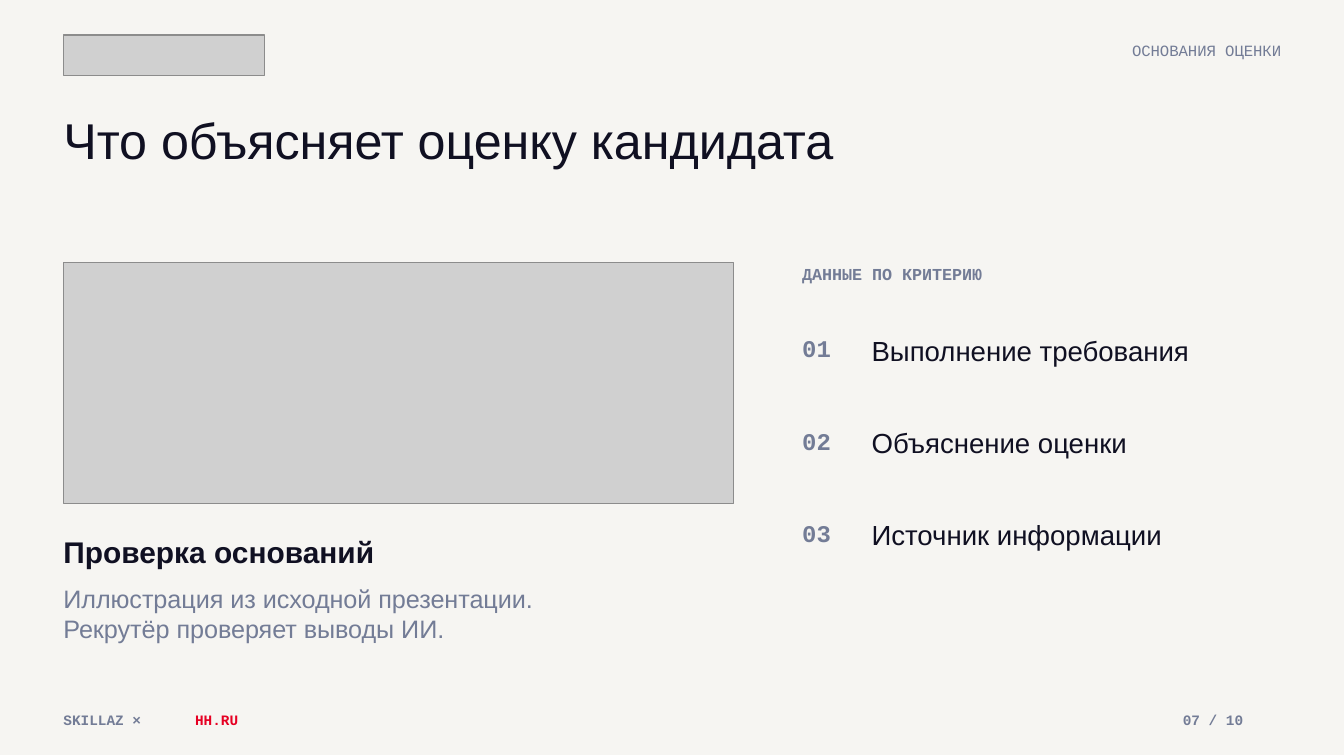
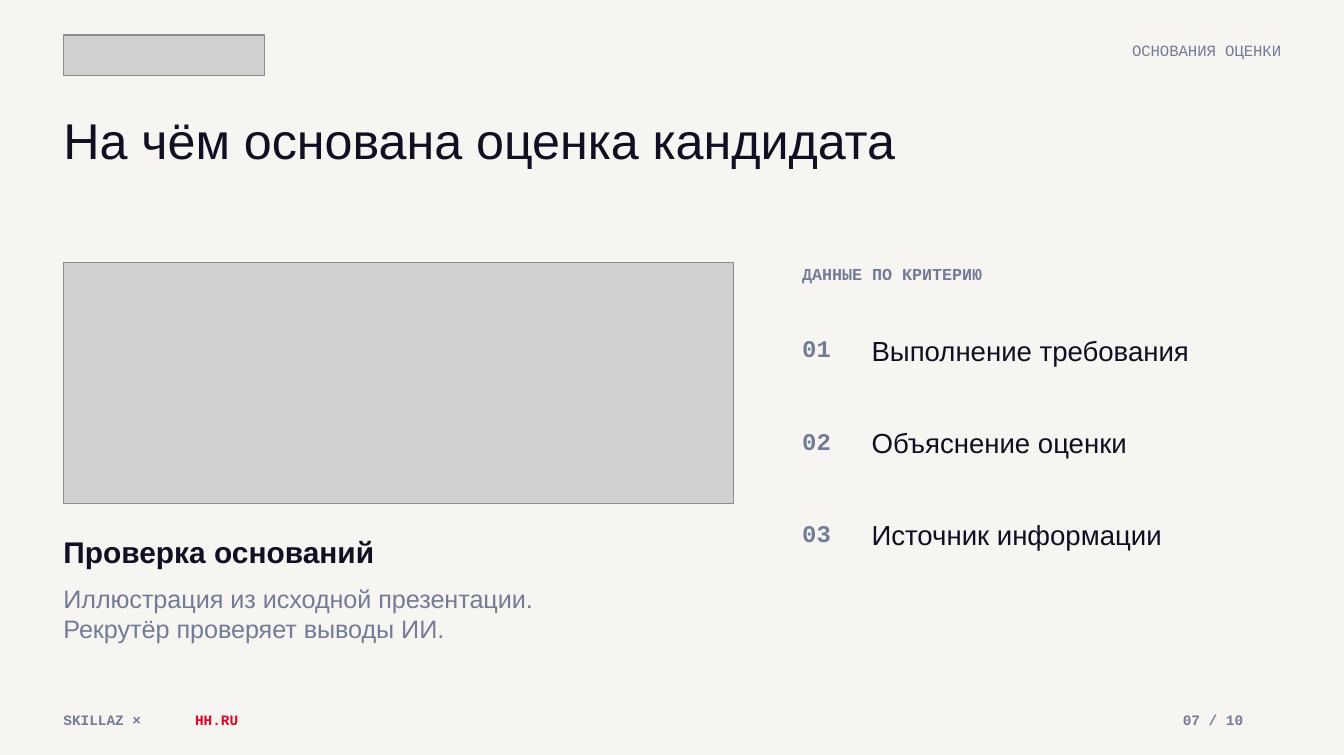
Before and after one commit to nastenakargina17-sudo/skillaz-hh-presentation, a slide deck: slide 7 of Skillaz-hh-Integration.pptx. Drawn at 1344x755 pixels with LibreOffice and Linux fonts; fonts in the diff are those of the drawing; grey boxes stand for pictures. Boxes give left, top, right and bottom in pixels: in the first picture for what was removed or moved away, otherwise in the second. Text is boxed around its words. In the diff, an @@ line names an element or a change of style, - is before the commit and + after.

```diff
--- a/Skillaz-hh-Integration.pptx
+++ b/Skillaz-hh-Integration.pptx
@@ text at <box>63,124,895,169</box>: text changed @@
-Что объясняет оценку кандидата
+На чём основана оценка кандидата
```
Also in this commit, not shown: 5 other slides changed, 1 other file.
